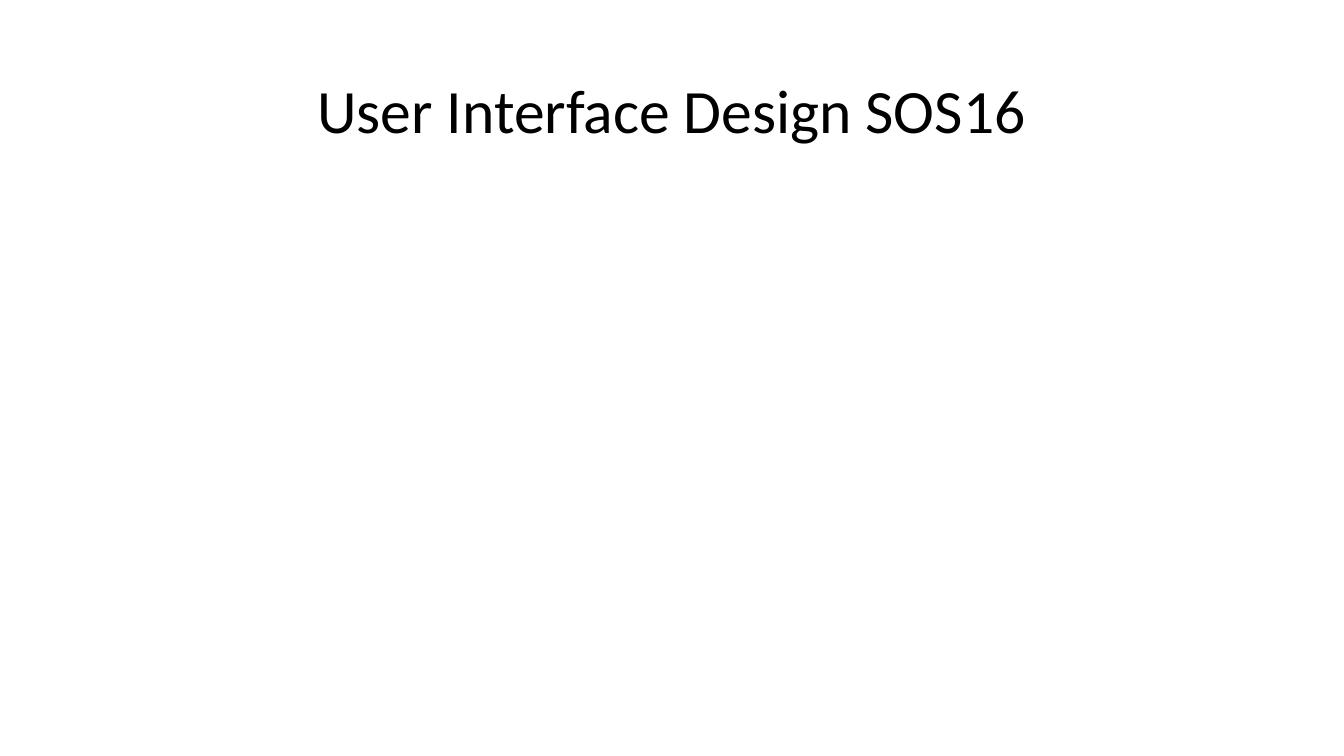
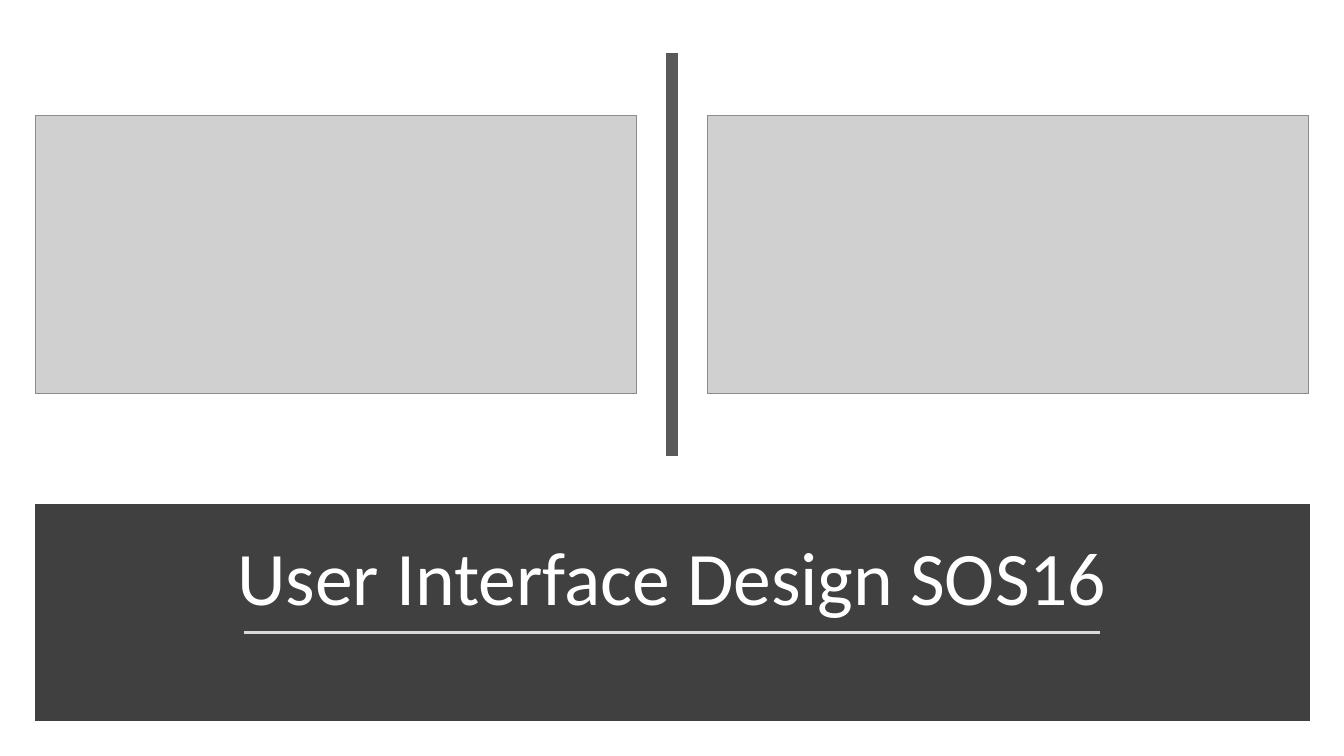
Before and after one commit to arocho032/CEN4010-Team-5, a slide deck: slide 9 of specifications/deliv1/SOS Deliverable 1 Presentation.pptx. Drawn at 1344x756 pixels with LibreOffice and Linux fonts; fonts in the diff are those of the drawing; grey boxes stand for pictures. Boxes give left, top, right and bottom in pixels: in the first picture for what was removed or moved away, otherwise in the second. Text is boxed around its words. In the diff, an @@ line names an element or a change of style, - is before the commit and + after.

```diff
--- a/specifications/deliv1/SOS Deliverable 1 Presentation.pptx
+++ b/specifications/deliv1/SOS Deliverable 1 Presentation.pptx
@@ line added from (673, 52) to (673, 456), #595959 8 pt @@
@@ picture added at [35,115,637,393] @@
@@ picture added at [708,115,1310,393] @@
@@ rectangle added at [41,511,1303,715], fill #404040, outline #404040 10 pt @@
@@ title "User Interface Design SOS16": place and size @@
-title "User Interface Design SOS16" at [317,90,1026,144]
+title "User Interface Design SOS16" at [237,553,1106,618]
@@ title "User Interface Design SOS16" at [237,553,1106,618]: size 44 to 54 pt, text colour #000000 to #FFFFFF; vertical alignment middle to bottom @@
@@ line added from (244, 633) to (1101, 633), #D9D9D9 1.75 pt @@
```
Also in this commit, not shown: 1 other slide changed, 3 other files.
